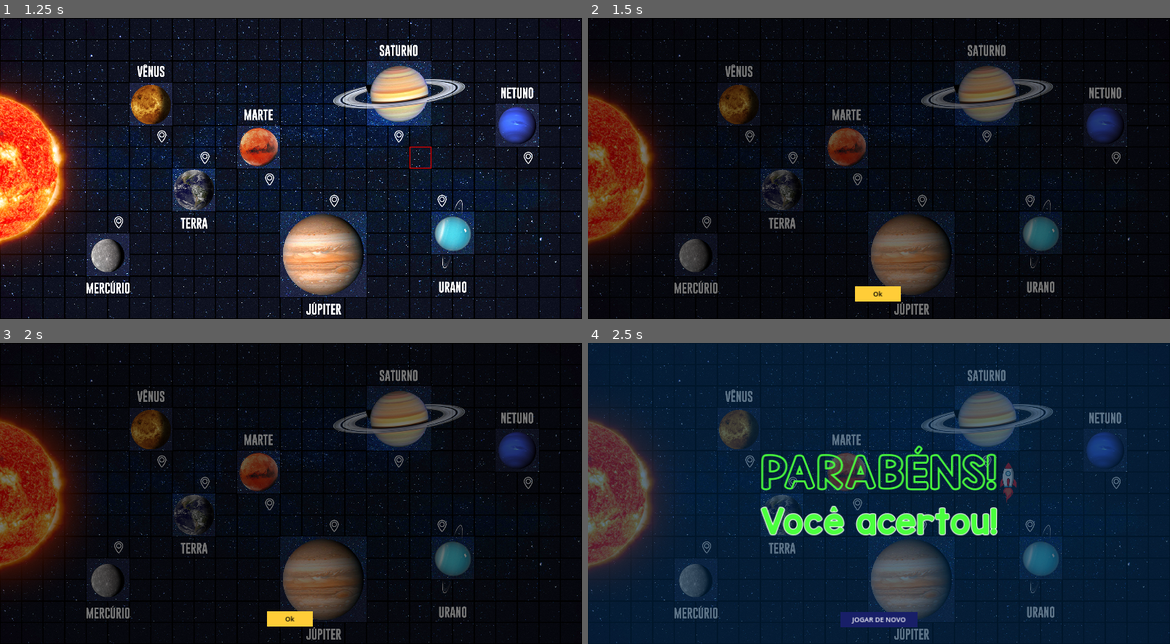
Above: before the commit, frames 1-4 (two rows, left to right).
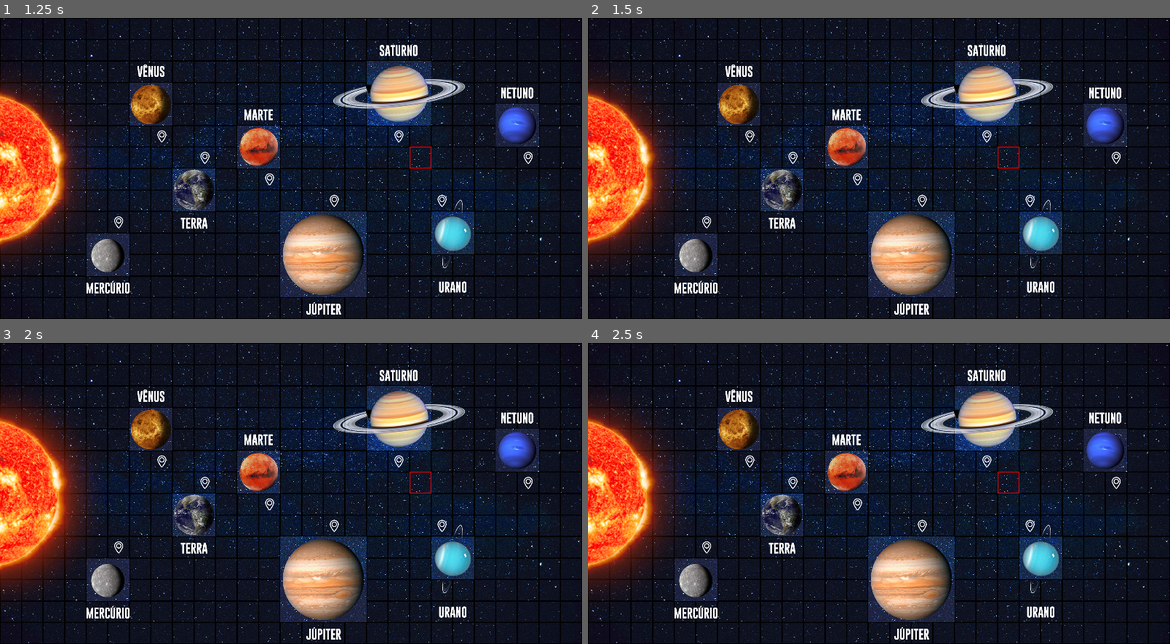
Above: after the commit, the same moments.

Repository: Equiel-1703/jogo-ExpPC
Game: Godot game, scene res://scenes/main.tscn
Same seed, same stepped clock (60 frames per second), same inputs: the game is played once before the commit and once after it.
Inputs (mouse positions are in pixels of both pictures, inside the frame that each line leads up to):
- Up to frame 1 (1.25 s): tap Enter at 0.5 s; move the mouse to (419, 153) at 0.52 s; press the mouse at (419, 153) at 0.53 s; hold Right (ui_right) from 0.53 s (still down)
- Up to frame 2 (1.5 s): tap Space at 1.25 s; move the mouse to (762, 183) at 1.27 s; release Right (ui_right) at 1.28 s; release the mouse at (762, 183) at 1.28 s; click (762, 183) at 1.35 s
- Up to frame 3 (2 s): no input
- Up to frame 4 (2.5 s): click (879, 619) at 2 s, where only the run before the commit has a clickable "Ok"

Frame 1 is identical in both runs. In frame 2, 32% of the frame differs, in the area x 0-100%, y 0-100%; in frame 3, 33%; in frame 4, 39%.

Commit message:
Added new buttons in CreatePath and fixed bugs

Diff:
--- a/scenes/criar_path.tscn
+++ b/scenes/criar_path.tscn
@@ -1,9 +1,21 @@
-[gd_scene load_steps=3 format=3 uid="uid://cig2gpf3kuqkq"]
+[gd_scene load_steps=6 format=3 uid="uid://cig2gpf3kuqkq"]
 
 [ext_resource type="Script" path="res://scripts/criar_path.gd" id="1_xtxpk"]
 
+[sub_resource type="Gradient" id="Gradient_mfpkk"]
+offsets = PackedFloat32Array(0, 0.201299)
+colors = PackedColorArray(0, 0, 0, 0.682353, 0, 0, 0, 0)
+
+[sub_resource type="GradientTexture2D" id="GradientTexture2D_keesj"]
+gradient = SubResource("Gradient_mfpkk")
+fill_from = Vector2(0, 1)
+fill_to = Vector2(0, 0)
+
 [sub_resource type="StyleBoxFlat" id="StyleBoxFlat_n3fof"]
 bg_color = Color(1, 0.805, 0.22, 1)
+
+[sub_resource type="StyleBoxFlat" id="StyleBoxFlat_i026o"]
+bg_color = Color(1, 0, 0.219608, 1)
 
 [node name="CriarPath" type="Control"]
 layout_mode = 3
@@ -14,7 +26,16 @@
 grow_vertical = 2
 script = ExtResource("1_xtxpk")
 
+[node name="GradientBG" type="TextureRect" parent="."]
+unique_name_in_owner = true
+layout_mode = 0
+offset_right = 1890.0
+offset_bottom = 980.0
+texture = SubResource("GradientTexture2D_keesj")
+
 [node name="BG" type="ColorRect" parent="."]
+unique_name_in_owner = true
+visible = false
 layout_mode = 0
 offset_right = 1890.0
 offset_bottom = 980.0
@@ -33,16 +54,47 @@
 theme_override_constants/v_separation = 10
 alignment = 1
 
-[node name="Ok" type="Button" parent="."]
+[node name="Buttons" type="HBoxContainer" parent="."]
+layout_mode = 0
+offset_top = 873.0
+offset_right = 1890.0
+offset_bottom = 982.0
+theme_override_constants/separation = 50
+alignment = 1
+
+[node name="VerMapa" type="Button" parent="Buttons"]
+unique_name_in_owner = true
 custom_minimum_size = Vector2(150, 50)
 layout_mode = 2
-offset_left = 866.0
-offset_top = 873.0
-offset_right = 1016.0
-offset_bottom = 923.0
+size_flags_horizontal = 4
+size_flags_vertical = 4
+theme_override_colors/font_color = Color(0, 0, 0, 1)
+theme_override_font_sizes/font_size = 22
+theme_override_styles/normal = SubResource("StyleBoxFlat_n3fof")
+text = "Ver mapa"
+
+[node name="Ok" type="Button" parent="Buttons"]
+unique_name_in_owner = true
+custom_minimum_size = Vector2(150, 50)
+layout_mode = 2
+size_flags_horizontal = 4
+size_flags_vertical = 4
 theme_override_colors/font_color = Color(0, 0, 0, 1)
 theme_override_font_sizes/font_size = 22
 theme_override_styles/normal = SubResource("StyleBoxFlat_n3fof")
 text = "Ok"
 
-[connection signal="pressed" from="Ok" to="." method="_on_ok_pressed"]
+[node name="Cancelar" type="Button" parent="Buttons"]
+unique_name_in_owner = true
+custom_minimum_size = Vector2(150, 50)
+layout_mode = 2
+size_flags_horizontal = 4
+size_flags_vertical = 4
+theme_override_colors/font_color = Color(1, 1, 1, 1)
+theme_override_font_sizes/font_size = 22
+theme_override_styles/normal = SubResource("StyleBoxFlat_i026o")
+text = "Cancelar"
+
+[connection signal="pressed" from="Buttons/VerMapa" to="." method="_on_ver_mapa_pressed"]
+[connection signal="pressed" from="Buttons/Ok" to="." method="_on_ok_pressed"]
+[connection signal="pressed" from="Buttons/Cancelar" to="." method="_on_cancelar_pressed"]
--- a/scenes/lose_scene.tscn
+++ b/scenes/lose_scene.tscn
@@ -6,14 +6,14 @@
 
 [sub_resource type="LabelSettings" id="LabelSettings_i1k1n"]
 font = ExtResource("2_8sx16")
-font_size = 133
+font_size = 135
 font_color = Color(1, 0, 0.239216, 1)
 outline_size = 5
 outline_color = Color(1, 0, 0.239216, 1)
 
 [sub_resource type="LabelSettings" id="LabelSettings_s2hsg"]
 font = ExtResource("1_b30vr")
-font_size = 100
+font_size = 91
 font_color = Color(1, 0, 0.239216, 1)
 outline_size = 10
 
@@ -34,7 +34,7 @@
 layout_mode = 0
 offset_right = 1890.0
 offset_bottom = 980.0
-color = Color(3.60981e-07, 0.189238, 0.255862, 0.639216)
+color = Color(0, 0.168627, 0.231373, 0.717647)
 
 [node name="CenterContainer" type="CenterContainer" parent="."]
 layout_mode = 0
@@ -59,7 +59,8 @@
 theme_override_colors/font_color = Color(0.37, 1, 0.3, 1)
 theme_override_fonts/font = ExtResource("1_b30vr")
 theme_override_font_sizes/font_size = 80
-text = "Você errou"
+text = "Você não chegou
+ao seu destino!"
 label_settings = SubResource("LabelSettings_s2hsg")
 horizontal_alignment = 1
 vertical_alignment = 1
--- a/scenes/main.tscn
+++ b/scenes/main.tscn
@@ -35,6 +35,21 @@
 sources/1 = SubResource("TileSetAtlasSource_s07oj")
 sources/3 = SubResource("TileSetAtlasSource_exlpe")
 
+[sub_resource type="Animation" id="Animation_useid"]
+length = 0.001
+tracks/0/type = "value"
+tracks/0/imported = false
+tracks/0/enabled = true
+tracks/0/path = NodePath("SunShine:modulate")
+tracks/0/interp = 1
+tracks/0/loop_wrap = true
+tracks/0/keys = {
+"times": PackedFloat32Array(0),
+"transitions": PackedFloat32Array(1),
+"update": 0,
+"values": [Color(1, 1, 1, 1)]
+}
+
 [sub_resource type="Animation" id="Animation_fkius"]
 resource_name = "sun_shine"
 length = 2.0
@@ -50,21 +65,6 @@
 "transitions": PackedFloat32Array(1, 1.68179, 1),
 "update": 0,
 "values": [Color(1, 1, 1, 1), Color(1, 1, 1, 0.454902), Color(1, 1, 1, 1)]
-}
-
-[sub_resource type="Animation" id="Animation_useid"]
-length = 0.001
-tracks/0/type = "value"
-tracks/0/imported = false
-tracks/0/enabled = true
-tracks/0/path = NodePath("SunShine:modulate")
-tracks/0/interp = 1
-tracks/0/loop_wrap = true
-tracks/0/keys = {
-"times": PackedFloat32Array(0),
-"transitions": PackedFloat32Array(1),
-"update": 0,
-"values": [Color(1, 1, 1, 1)]
 }
 
 [sub_resource type="AnimationLibrary" id="AnimationLibrary_upr88"]
--- a/scripts/criar_path.gd
+++ b/scripts/criar_path.gd
@@ -1,13 +1,20 @@
 extends Control
 
 signal player_path_done(player_path: Array)
+signal player_path_cancelled()
 
 var direction_button: PackedScene
 var path_commands_answer: Array
 
+var ver_mapa_flag: bool = false
+
 func _ready():
 	# Load direction_button scene
-	direction_button = preload("res://scenes/direction_button.tscn")
+	direction_button = preload ("res://scenes/direction_button.tscn")
+
+	# Hide gradient background and set the normal background visible
+	%GradientBG.visible = false
+	%BG.visible = true
 
 	# Hide the menu
 	self.visible = false
@@ -20,6 +27,10 @@
 	for i in range(path_commands_answer.size()):
 		%PathButtons.add_child(direction_button.instantiate())
 
+func _clear_buttons():
+	for child in %PathButtons.get_children():
+		child.queue_free()
+
 func show_path_menu(answer: Array):
 	path_commands_answer = answer
 
@@ -29,15 +40,39 @@
 func _on_ok_pressed():
 	self.visible = false
 
+	# Get the player path from the buttons
 	var player_path = []
 	for child in %PathButtons.get_children():
-		var direction = child.button_direction
-		player_path.append(direction)
+		player_path.append(child.button_direction)
 
 	# Clear the buttons
-	for child in %PathButtons.get_children():
-		child.queue_free()
+	_clear_buttons()
 
+	# Print the player path for debug
 	print("+ Player path:")
 	PathProcessor.print_moves(player_path)
+
+	# Emit the path done signal with the player path
 	player_path_done.emit(player_path)
+
+func _on_ver_mapa_pressed():
+	# Set the gradient background visible and the normal background invisible
+	%BG.visible = !%BG.visible
+	%GradientBG.visible = !%GradientBG.visible
+
+	# Hide path buttons
+	%PathButtons.visible = !%PathButtons.visible
+
+	# Hide unused buttons
+	%Ok.visible = !%Ok.visible
+	%Cancelar.visible = !%Cancelar.visible
+
+func _on_cancelar_pressed():
+	self.visible = false
+
+	# Clear the buttons
+	_clear_buttons()
+
+	print("x Player cancelled path selection x")
+
+	player_path_cancelled.emit()
--- a/scripts/main_map.gd
+++ b/scripts/main_map.gd
@@ -15,6 +15,7 @@
 
 var draw_state: bool = false
 var movement_enabled: bool = true
+var can_erase: bool = true
 var path_commands_answer: Array = []
 var player_won: bool = false
 
@@ -24,8 +25,9 @@
 
 	# Connect Rocket signal
 	%Rocket.move_completed.connect(_on_move_completed)
-	# Connect CriarPath signal
+	# Connect CriarPath signals
 	%CriarPath.player_path_done.connect(_on_player_path_done)
+	%CriarPath.player_path_cancelled.connect(_on_player_path_cancelled)
 	# Connect WinScene and LoseScene signals
 	%WinScene.play_again.connect(_on_play_again)
 	%LoseScene.play_again.connect(_on_play_again)
@@ -35,7 +37,7 @@
 var line_from: Vector2 = Vector2.ZERO
 
 func _process(_delta):
-	if not draw_state:
+	if not draw_state and can_erase:
 		erase_selection_map()
 
 	if not movement_enabled:
@@ -52,14 +54,17 @@
 		draw_state = true
 		# Mark on map origin point
 		set_cell(layer_active_selection, mouse_coord, id_active_selection_tile, Vector2.ZERO)
+
+		# Clear line and path commands answer
 		%PathLine.clear_points()
 		path_commands_answer.clear()
 
+		# Add the first point to the path line
 		line_from = map_to_local(mouse_coord)
 		last_mouse_coord = line_from
 		%PathLine.add_point(line_from)
 
-	if Input.is_action_pressed("LeftClick"):
+	if Input.is_action_pressed("LeftClick") and draw_state:
 		mouse_coord = map_to_local(mouse_coord)
 
 		if mouse_coord != last_mouse_coord:
@@ -133,17 +138,21 @@
 				# Update the last mouse coord
 				last_mouse_coord = mouse_coord
 
-func _input(event):
-	if event.is_action_released("LeftClick") and draw_state:
+	if Input.is_action_just_released("LeftClick") and draw_state:
 		print("LeftClick released")
+
+		if path_commands_answer.size() <= 0:
+			draw_state = false
+			return
+
 		draw_state = false
+		can_erase = false
 		movement_enabled = false
 
 		print("+ Answer: ")
 		PathProcessor.print_moves(path_commands_answer)
 
 		%CriarPath.show_path_menu(path_commands_answer)
-		set_process_input(false)
 
 # Emmited by the CriarPath screen, when the player has finished creating the path
 func _on_player_path_done(answer):
@@ -161,6 +170,13 @@
 	%Rocket.set_start_position(line_from)
 	%Rocket.execute_move_commands(answer.duplicate())
 
+func _on_player_path_cancelled():
+	draw_state = false
+	can_erase = true
+	movement_enabled = true
+
+	%PathLine.clear_points()
+
 # Emmited by the Rocket node
 func _on_move_completed():
 	if player_won:
@@ -170,13 +186,12 @@
 
 # Emmited by the WinScene and LoseScene nodes
 func _on_play_again():
+	# Now the yellow selection can be erased and you can move the cursor again
+	can_erase = true
 	movement_enabled = true
 
 	%PathLine.clear_points()
 	%Rocket.visible = false
-
-	# Enable input processing again
-	set_process_input(true)
 
 func erase_selection_map():
 	for y in map_h:
